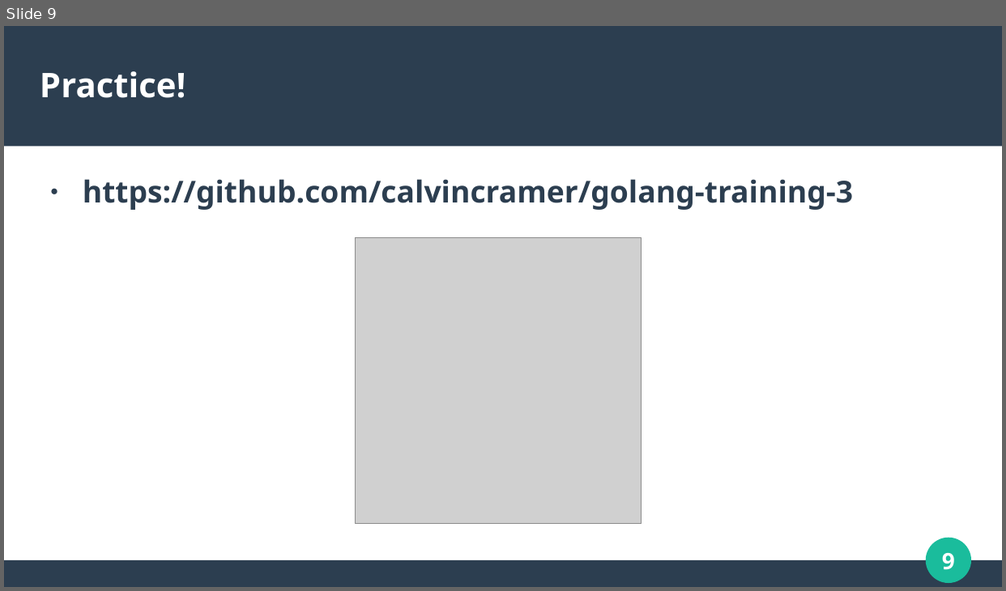
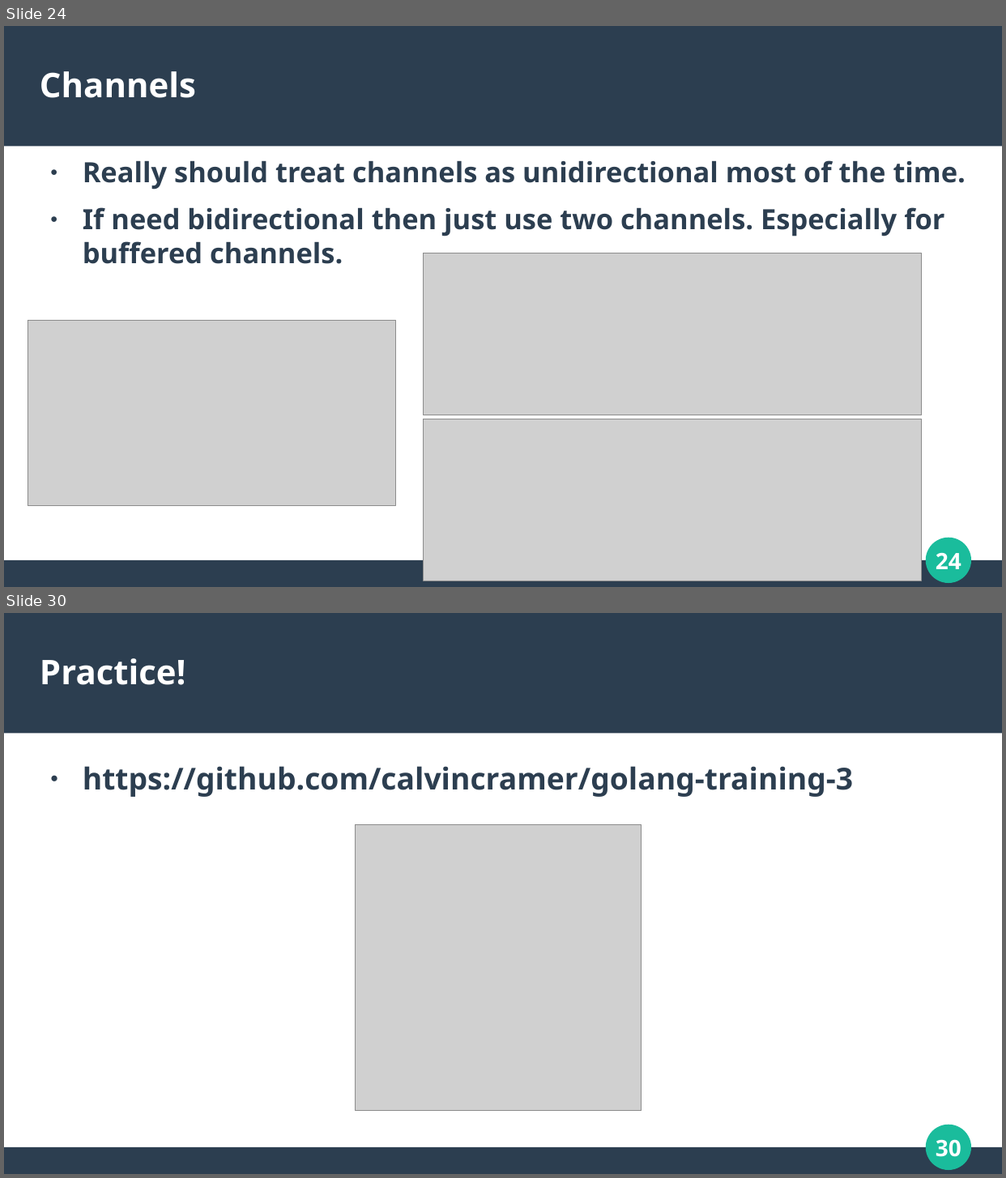
Before and after one commit to calvincramer/golang-training-3-completed, a slide deck: presentation-3.odp. Shown one above the other, each under a label of ours: slide 9 before the commit, slides 24 and 30 after it; the slides between them are not shown. The pictures are 1006x591 and 1006x1178 pixels, drawn with LibreOffice and Linux fonts; fonts in the diff are those of the drawing; grey boxes stand for pictures. Boxes give left, top, right and bottom in pixels: in the first picture for what was removed or moved away, otherwise in the second. Text is boxed around its words. In the diff, an @@ line names an element or a change of style, - is before the commit and + after.

```diff
--- a/presentation-3.odp
+++ b/presentation-3.odp
@@ slide 24 added at [4, 26, 1002, 587], background #FFFFFF; not listed: 4 template elements that a slide beside it also shows @@
@@ title added at [40, 71, 196, 98], 27 pt, text #FFFFFF, bold @@
+Channels
@@ text added at [83, 160, 965, 264], 22.2 pt, text #2C3E50, bold @@
+● Really should treat channels as unidirectional most of the time.
+● If need bidirectional then just use two channels. Especially for buffered channels.
@@ picture added at [424, 254, 922, 415] @@
@@ picture added at [27, 320, 396, 506] @@
@@ picture added at [424, 420, 922, 581] @@
@@ what was slide 9 is now slide 30 @@
@@ page number at [936, 1139, 961, 1157]: text changed @@
-9
+30
```
Also in this commit, not shown: 4 slides changed, 23 other slides added, 3 slides removed, 1 other file.
